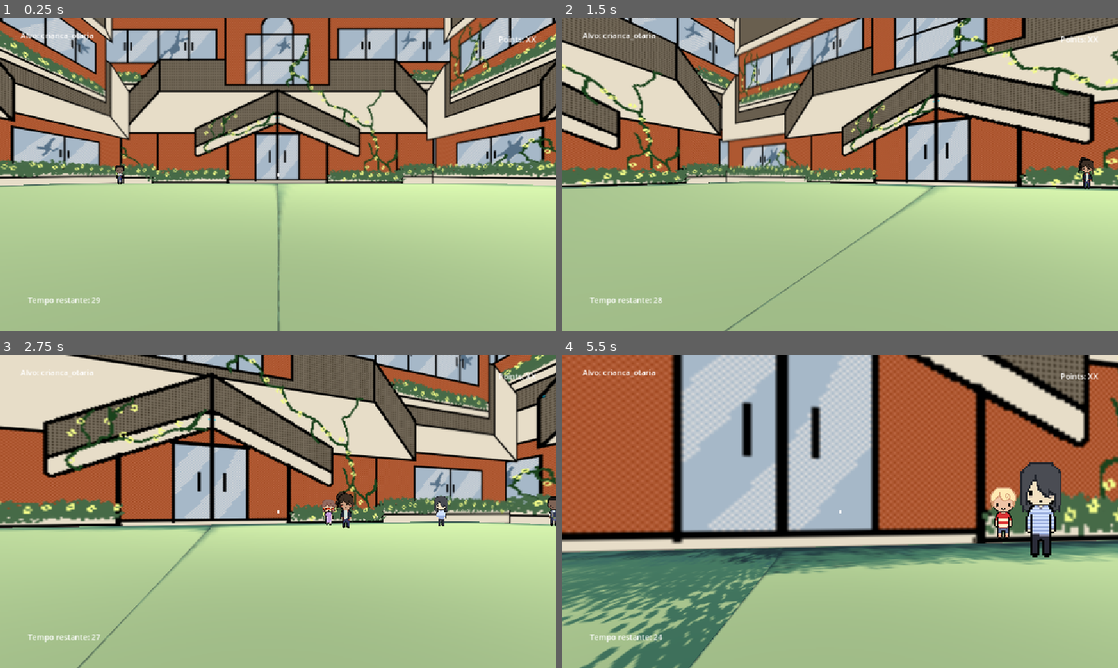
Above: before the commit, frames 1-4 (two rows, left to right).
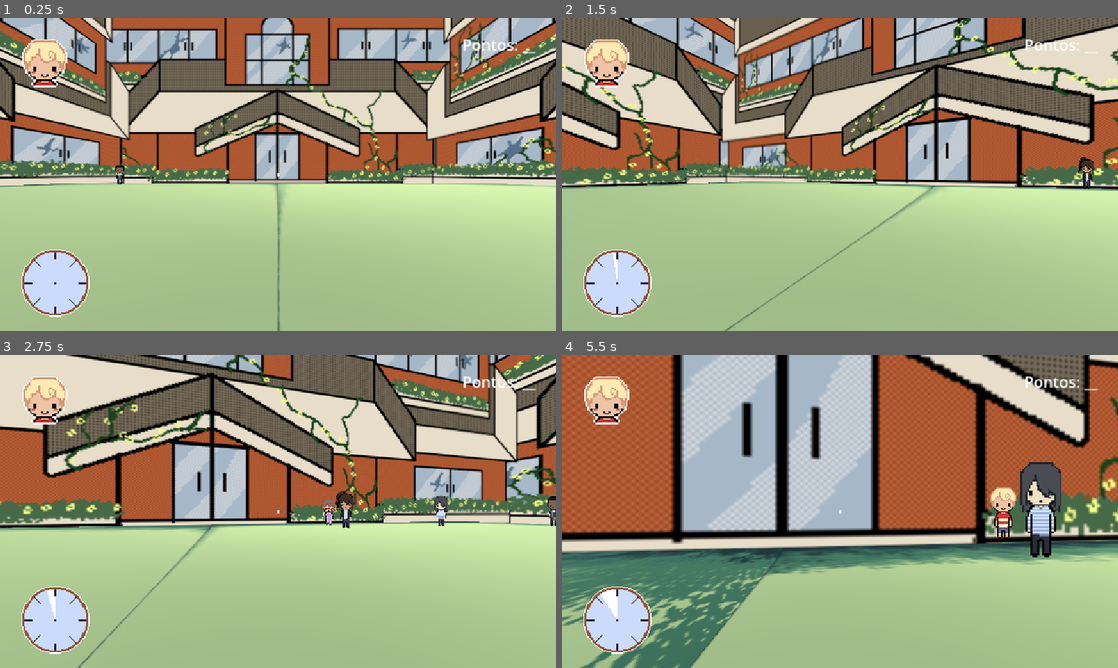
Above: after the commit, the same moments.

Repository: Limones-07/uniarts2025
Game: Godot game, scene res://scenes/environments/main.tscn
The game is run twice, just before and just after one commit, with the same random seed, the same clock (stepped at 60 frames per second) and the same inputs.
Inputs (mouse positions are in pixels of both pictures, inside the frame that each line leads up to):
- Up to frame 1 (0.25 s): no input
- Up to frame 2 (1.5 s): move the mouse to (867, 174) at 0.52 s; hold W (move_forward) from 0.53 s (still down); right-click (867, 174) at 0.6 s; move the mouse to (812, 174) at 1.27 s; right-click (812, 174) at 1.35 s
- Up to frame 3 (2.75 s): keep holding W (move_forward); move the mouse to (289, 505) at 2.02 s; right-click (289, 505) at 2.1 s
- Up to frame 4 (5.5 s): keep holding W (move_forward); move the mouse to (834, 517) at 2.77 s; right-click (834, 517) at 2.85 s; move the mouse to (878, 514) at 3.52 s; right-click (878, 514) at 3.6 s; move the mouse to (795, 508) at 4.27 s; right-click (795, 508) at 4.35 s; move the mouse to (845, 511) at 5.02 s; right-click (845, 511) at 5.1 s

The runs differ from the first frame. In frame 1, 3.4% of the frame differs, in the area x 3-97%, y 4-96%; in frame 2, 3.4%; in frame 3, 3.1%; in frame 4, 3.5%.

Commit message:
polimento

Diff:
--- /dev/null
+++ b/assets/engine/new_theme.tres
@@ -0,0 +1,4 @@
+[gd_resource type="Theme" format=3 uid="uid://bxnm53adebjn8"]
+
+[resource]
+Label/font_sizes/font_size = 32
--- a/scenes/prefabs/enemy/enemy.gd
+++ b/scenes/prefabs/enemy/enemy.gd
@@ -5,6 +5,7 @@
 @onready var player : CharacterBody3D = get_tree().get_first_node_in_group("Player")
 @onready var sprite = $AnimatedSprite3D
 var character
+var outline = false
 var character_sprites
 const characters = ["crianca_otaria", "dona_bernadette", "lucian", "mikhail", "yuu", "gilberto"]
 var dead = false
@@ -33,6 +34,13 @@
 	velocity = dir * SPEED
 	move_and_slide()
 
+	if not outline:
+		$AnimatedSprite3D.play(character)
+	else:
+		$AnimatedSprite3D.play(character + "_outline")
+
+	outline = false
+
 	if position.x < -29.0 or position.x > 29.0 or position.z < -29.0 or position.z > 29.0:
 		kill()
 
--- a/scenes/prefabs/enemy/enemy.tscn
+++ b/scenes/prefabs/enemy/enemy.tscn
@@ -1,12 +1,18 @@
-[gd_scene load_steps=10 format=3 uid="uid://b3f2py1p8hsoq"]
+[gd_scene load_steps=16 format=3 uid="uid://b3f2py1p8hsoq"]
 
 [ext_resource type="Script" uid="uid://0ajb47qix1b8" path="res://scenes/prefabs/enemy/enemy.gd" id="1_ruule"]
 [ext_resource type="Texture2D" uid="uid://b7ocbjjwxh7ox" path="res://assets/png/NpcCriancaOtaria.png" id="2_rmfmi"]
 [ext_resource type="Texture2D" uid="uid://cybwkn5ymsd2e" path="res://assets/png/NpcDonaBernadette.png" id="3_7c6qq"]
+[ext_resource type="Texture2D" uid="uid://dx5d5qjjke6l" path="res://assets/png/Untitled_Artwork-5 4.png" id="3_ixtl4"]
 [ext_resource type="Texture2D" uid="uid://ct46w4lj0tgkf" path="res://assets/png/NpcGilberto.png" id="4_5sgei"]
+[ext_resource type="Texture2D" uid="uid://78omfk3sfsb1" path="res://assets/png/Untitled_Artwork-2 4.png" id="5_jtg5x"]
 [ext_resource type="Texture2D" uid="uid://cnn6on31x24xb" path="res://assets/png/NpcLucian.png" id="5_poa7y"]
 [ext_resource type="Texture2D" uid="uid://cgm141bkcu7sa" path="res://assets/png/NpcMikhail.png" id="6_ievsn"]
 [ext_resource type="Texture2D" uid="uid://css2difui1kdy" path="res://assets/png/NpcYuu.png" id="7_4s1fy"]
+[ext_resource type="Texture2D" uid="uid://clh7ag0x6xnnw" path="res://assets/png/Untitled_Artwork-3 4.png" id="7_oxy3f"]
+[ext_resource type="Texture2D" uid="uid://c2w7er6115k3f" path="res://assets/png/Untitled_Artwork-6 4.png" id="9_ac4rm"]
+[ext_resource type="Texture2D" uid="uid://cxj71dppbpojm" path="res://assets/png/Untitled_Artwork-4 4.png" id="11_aclst"]
+[ext_resource type="Texture2D" uid="uid://b7s6opbv5nk3x" path="res://assets/png/Untitled_Artwork-1 4.png" id="13_k4usp"]
 
 [sub_resource type="CapsuleShape3D" id="CapsuleShape3D_buwm2"]
 
@@ -22,10 +28,26 @@
 }, {
 "frames": [{
 "duration": 1.0,
+"texture": ExtResource("3_ixtl4")
+}],
+"loop": true,
+"name": &"crianca_otaria_outline",
+"speed": 5.0
+}, {
+"frames": [{
+"duration": 1.0,
 "texture": ExtResource("3_7c6qq")
 }],
 "loop": true,
 "name": &"dona_bernadette",
+"speed": 5.0
+}, {
+"frames": [{
+"duration": 1.0,
+"texture": ExtResource("5_jtg5x")
+}],
+"loop": true,
+"name": &"dona_bernadette_outline",
 "speed": 5.0
 }, {
 "frames": [{
@@ -38,10 +60,26 @@
 }, {
 "frames": [{
 "duration": 1.0,
+"texture": ExtResource("7_oxy3f")
+}],
+"loop": true,
+"name": &"gilberto_outline",
+"speed": 5.0
+}, {
+"frames": [{
+"duration": 1.0,
 "texture": ExtResource("5_poa7y")
 }],
 "loop": true,
 "name": &"lucian",
+"speed": 5.0
+}, {
+"frames": [{
+"duration": 1.0,
+"texture": ExtResource("9_ac4rm")
+}],
+"loop": true,
+"name": &"lucian_outline",
 "speed": 5.0
 }, {
 "frames": [{
@@ -54,10 +92,26 @@
 }, {
 "frames": [{
 "duration": 1.0,
+"texture": ExtResource("11_aclst")
+}],
+"loop": true,
+"name": &"mikhail_outline",
+"speed": 5.0
+}, {
+"frames": [{
+"duration": 1.0,
 "texture": ExtResource("7_4s1fy")
 }],
 "loop": true,
 "name": &"yuu",
+"speed": 5.0
+}, {
+"frames": [{
+"duration": 1.0,
+"texture": ExtResource("13_k4usp")
+}],
+"loop": true,
+"name": &"yuu_outline",
 "speed": 5.0
 }]
 
@@ -75,5 +129,5 @@
 billboard = 1
 texture_filter = 0
 sprite_frames = SubResource("SpriteFrames_luex8")
-animation = &"yuu"
+animation = &"crianca_otaria"
 autoplay = "dona_bernadette"
--- a/scenes/prefabs/player/player.gd
+++ b/scenes/prefabs/player/player.gd
@@ -5,6 +5,8 @@
 var dead = false
 var target
 var points = 0
+const char_heads = ["res://assets/png/Untitled_Artwork-26.png", "res://assets/png/Untitled_Artwork-8 4.png", "res://assets/png/Untitled_Artwork-32.png", "res://assets/png/Untitled_Artwork-20.png", "res://assets/png/Untitled_Artwork-2 5.png", "res://assets/png/Untitled_Artwork-14.png"]
+@onready var test_icons = [$GUI/TextureRect2, $GUI/TextureRect3, $GUI/TextureRect4]
 @onready var global = get_node("/root/Global")
 
 func _ready() -> void:
@@ -12,7 +14,7 @@
 
 	target = randi_range(0, 5)
 	const characters = ["crianca_otaria", "dona_bernadette", "lucian", "mikhail", "yuu", "gilberto"]
-	$GUI/Label.text = "Alvo: " + characters[target]
+	$GUI/TextureRect.texture = load(char_heads[target])
 
 func _input(event: InputEvent) -> void:
 	if dead:
@@ -32,14 +34,13 @@
 	var input_dir := Input.get_vector("move_left", "move_right", "move_forward", "move_backward")
 	var direction := (transform.basis * Vector3(input_dir.x, 0, input_dir.y)).normalized()
 
-	if $"RayCast3D".is_colliding():
+	if $"RayCast3D".is_colliding() and $"RayCast3D".get_collider() != null:
 		$GUI/Crosshair.color = Color("#72ff56")
+		$"RayCast3D".get_collider().outline = true
 	else:
 		$GUI/Crosshair.color = Color("#ffffff")
 
 	global.points = points
-
-	$GUI/Label3.text = "Tempo restante: " + str(int($Timer.time_left))
 
 	position.x = clamp(position.x, -27.0, 27.0)
 	position.z = clamp(position.z, -27.0, 27.0)
@@ -52,6 +53,8 @@
 		velocity.z = move_toward(velocity.z, 0, SPEED)
 
 	const LEFT = Vector3()
+
+	$"GUI/Sprite-0001/TextureProgressBar".value = $Timer.time_left / $Timer.wait_time
 
 	move_and_slide()
 
@@ -68,15 +71,28 @@
 	print("Hit: " + str($"RayCast3D".get_collider().get_character()))
 	if $"RayCast3D".get_collider().get_character() == target:
 		points += 1
+		$GUI/Label4.visible = true
+		test_icons[randi_range(0, 2)].visible = true
+		$GUI/Timer.start(1)
 		target = randi_range(0, 5)
-		$GUI/Label.text = "Alvo: " + $RayCast3D.get_collider().characters[target]
+		$GUI/TextureRect.texture = load(char_heads[target])
 		$GUI/Label2.text = "Pontos: " + str(points)
 		print("hi")
 	else:
 		points -= 1
+		$GUI/Timer.start(0.5)
+		$GUI/Label5.visible = true
+		test_icons[0].visible = true
 		$GUI/Label2.text = "Pontos: " + str(points)
 
 	$RayCast3D.get_collider().kill()
 
 func _on_timer_timeout() -> void:
 	get_tree().change_scene_to_file("res://scenes/ui/timesup.tscn")
+
+func _on_point_timer_timeout() -> void:
+	$GUI/Label4.visible = false
+	$GUI/Label5.visible = false
+	test_icons[0].visible = false
+	test_icons[1].visible = false
+	test_icons[2].visible = false
--- a/scenes/prefabs/player/player.tscn
+++ b/scenes/prefabs/player/player.tscn
@@ -11,6 +11,13 @@
 [ext_resource type="Texture2D" uid="uid://c6cbx1fp3ld2p" path="res://assets/png/Untitled_Artwork-8.png" id="10_2wxvc"]
 [ext_resource type="Texture2D" uid="uid://c8wxtofwq1yxh" path="res://assets/png/Untitled_Artwork-9.png" id="11_rpfui"]
 [ext_resource type="Texture2D" uid="uid://bsk5dg1nyx2de" path="res://assets/png/Untitled_Artwork-10.png" id="12_1jkk8"]
+[ext_resource type="Theme" uid="uid://bxnm53adebjn8" path="res://assets/engine/new_theme.tres" id="12_d2wla"]
+[ext_resource type="Texture2D" uid="uid://co1whk76nx1cd" path="res://assets/png/Untitled_Artwork-14.png" id="12_uukly"]
+[ext_resource type="Texture2D" uid="uid://ck0w4itblqafm" path="res://assets/png/Untitled_Artwork-1 6.png" id="14_r8dyk"]
+[ext_resource type="Texture2D" uid="uid://br6ixr3yadc2b" path="res://assets/png/Untitled_Artwork-2 6.png" id="15_lqpcr"]
+[ext_resource type="Texture2D" uid="uid://c2dk5wwycvlax" path="res://assets/png/Untitled_Artwork-3 6.png" id="16_awash"]
+[ext_resource type="Texture2D" uid="uid://bs0h86y8qr0dx" path="res://assets/png/Sprite-0001.png" id="17_awash"]
+[ext_resource type="Texture2D" uid="uid://b8g7qkaieiyso" path="res://assets/png/Sprite-0002.png" id="18_2wxvc"]
 
 [sub_resource type="CapsuleShape3D" id="CapsuleShape3D_t8d8u"]
 radius = 0.369192
@@ -105,26 +112,6 @@
 grow_horizontal = 2
 grow_vertical = 2
 
-[node name="Label" type="Label" parent="GUI"]
-layout_mode = 1
-offset_left = 42.0
-offset_top = 24.0
-offset_right = 97.0
-offset_bottom = 47.0
-text = "Target:"
-
-[node name="Label3" type="Label" parent="GUI"]
-layout_mode = 1
-anchors_preset = 2
-anchor_top = 1.0
-anchor_bottom = 1.0
-offset_left = 57.0
-offset_top = -76.0
-offset_right = 112.0
-offset_bottom = -53.0
-grow_vertical = 0
-text = "Timer:"
-
 [node name="Label2" type="Label" parent="GUI"]
 layout_mode = 1
 anchors_preset = 1
@@ -135,11 +122,123 @@
 offset_right = -43.0
 offset_bottom = 55.0
 grow_horizontal = 0
-text = "Points: XX"
+theme = ExtResource("12_d2wla")
+text = "Pontos: __"
+
+[node name="Label4" type="Label" parent="GUI"]
+visible = false
+layout_mode = 1
+anchors_preset = 1
+anchor_left = 1.0
+anchor_right = 1.0
+offset_left = -195.0
+offset_top = 80.0
+offset_right = -43.0
+offset_bottom = 125.0
+grow_horizontal = 0
+theme = ExtResource("12_d2wla")
+theme_override_colors/font_color = Color(0, 1, 0, 1)
+text = "+1"
+horizontal_alignment = 2
+
+[node name="Label5" type="Label" parent="GUI"]
+visible = false
+layout_mode = 1
+anchors_preset = 1
+anchor_left = 1.0
+anchor_right = 1.0
+offset_left = -195.0
+offset_top = 80.0
+offset_right = -43.0
+offset_bottom = 125.0
+grow_horizontal = 0
+theme = ExtResource("12_d2wla")
+theme_override_colors/font_color = Color(1, 0, 0, 1)
+text = "-1"
+horizontal_alignment = 2
+
+[node name="TextureRect" type="TextureRect" parent="GUI"]
+texture_filter = 1
+layout_mode = 0
+offset_left = -15.0
+offset_top = 16.0
+offset_right = 199.0
+offset_bottom = 230.0
+texture = ExtResource("12_uukly")
+expand_mode = 1
+
+[node name="TextureRect2" type="TextureRect" parent="GUI"]
+visible = false
+texture_filter = 1
+layout_mode = 1
+anchors_preset = 1
+anchor_left = 1.0
+anchor_right = 1.0
+offset_left = -126.0
+offset_top = 83.0
+offset_right = -86.0
+offset_bottom = 123.0
+grow_horizontal = 0
+texture = ExtResource("14_r8dyk")
+
+[node name="TextureRect3" type="TextureRect" parent="GUI"]
+visible = false
+texture_filter = 1
+layout_mode = 1
+anchors_preset = 1
+anchor_left = 1.0
+anchor_right = 1.0
+offset_left = -126.0
+offset_top = 83.0
+offset_right = -86.0
+offset_bottom = 123.0
+grow_horizontal = 0
+texture = ExtResource("15_lqpcr")
+
+[node name="TextureRect4" type="TextureRect" parent="GUI"]
+visible = false
+texture_filter = 1
+layout_mode = 1
+anchors_preset = 1
+anchor_left = 1.0
+anchor_right = 1.0
+offset_left = -126.0
+offset_top = 83.0
+offset_right = -86.0
+offset_bottom = 123.0
+grow_horizontal = 0
+texture = ExtResource("16_awash")
+
+[node name="Timer" type="Timer" parent="GUI"]
+wait_time = 0.5
+one_shot = true
+
+[node name="Sprite-0001" type="Sprite2D" parent="GUI"]
+texture_filter = 1
+position = Vector2(114, 548)
+scale = Vector2(2.1875, 2.1875)
+texture = ExtResource("18_2wxvc")
+
+[node name="TextureProgressBar" type="TextureProgressBar" parent="GUI/Sprite-0001"]
+anchors_preset = 15
+anchor_right = 1.0
+anchor_bottom = 1.0
+offset_left = -32.0
+offset_top = -32.0
+offset_right = -32.0
+offset_bottom = -32.0
+grow_horizontal = 2
+grow_vertical = 2
+max_value = 1.0
+step = 0.0
+allow_lesser = true
+fill_mode = 4
+texture_progress = ExtResource("17_awash")
 
 [node name="Timer" type="Timer" parent="."]
-wait_time = 30.0
+wait_time = 60.0
 one_shot = true
 autostart = true
 
+[connection signal="timeout" from="GUI/Timer" to="." method="_on_point_timer_timeout"]
 [connection signal="timeout" from="Timer" to="." method="_on_timer_timeout"]
Binary file added: assets/png/Sprite-0001.png
Not shown, added: assets/png/Sprite-0001.png.import
Binary file added: assets/png/Sprite-0002.png
Not shown, added: assets/png/Sprite-0002.png.import
Binary file added: assets/png/Untitled_Artwork-1 4.png
Not shown, added: assets/png/Untitled_Artwork-1 4.png.import
Binary file added: assets/png/Untitled_Artwork-1 6.png
Not shown, added: assets/png/Untitled_Artwork-1 6.png.import
Binary file added: assets/png/Untitled_Artwork-14.png
Not shown, added: assets/png/Untitled_Artwork-14.png.import
Binary file added: assets/png/Untitled_Artwork-2 4.png
Not shown, added: assets/png/Untitled_Artwork-2 4.png.import
(and 24 more such lines)
